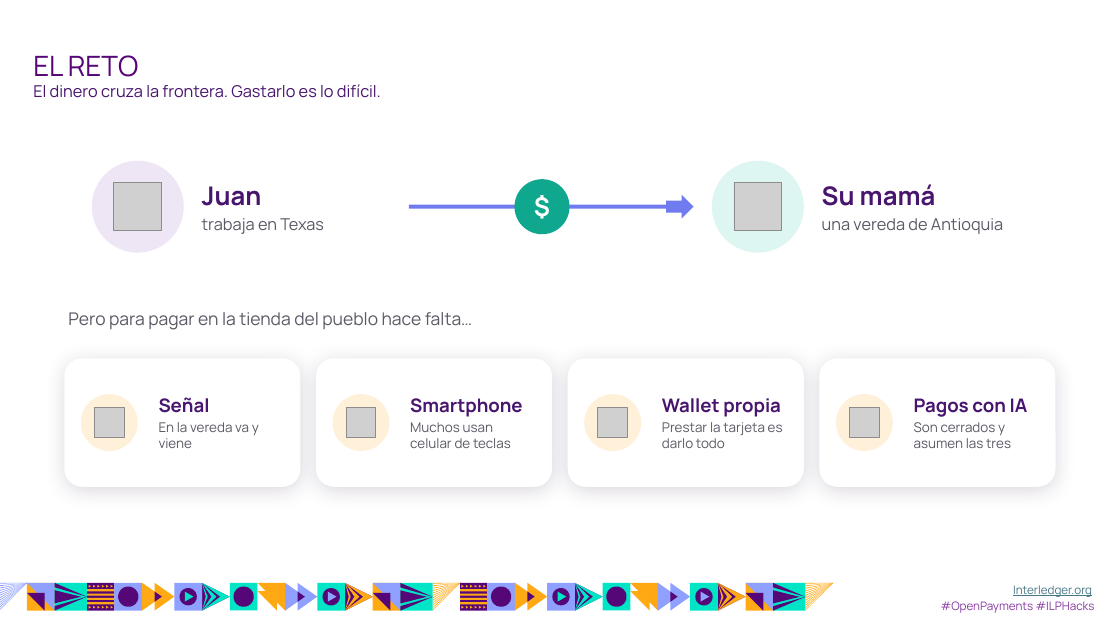
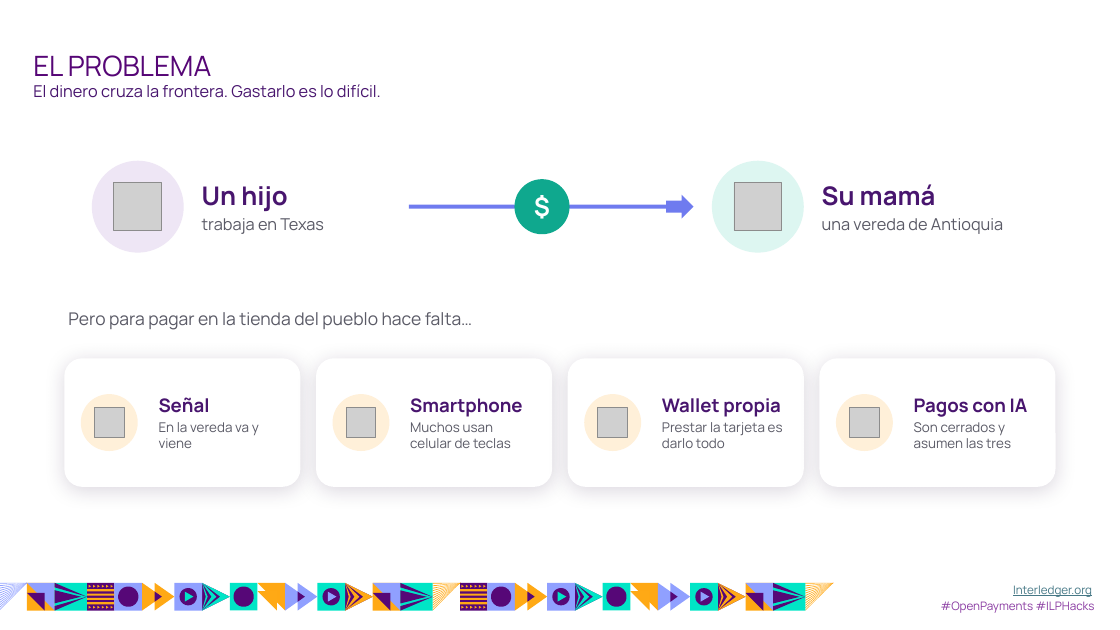
Before and after one commit to luisseoanes/paygent, a slide deck: slide 3 of entrega/diapositivas/paygent.pptx. Drawn at 1120x630 pixels with LibreOffice and Linux fonts; fonts in the diff are those of the drawing; grey boxes stand for pictures; background and template pictures are left out. Boxes give left, top, right and bottom in pixels: in the first picture for what was removed or moved away, otherwise in the second. Text is boxed around its words. In the diff, an @@ line names an element or a change of style, - is before the commit and + after.

```diff
--- a/entrega/diapositivas/paygent.pptx
+++ b/entrega/diapositivas/paygent.pptx
@@ text at (x1=33, y1=55, x2=211, y2=77): text changed @@
-EL RETO
+EL PROBLEMA
@@ text at (x1=202, y1=186, x2=287, y2=211): text changed @@
-Juan
+Un hijo
```
Also in this commit, not shown: 2 other slides changed, 5 slides added, 3 slides removed, 1 other file.
